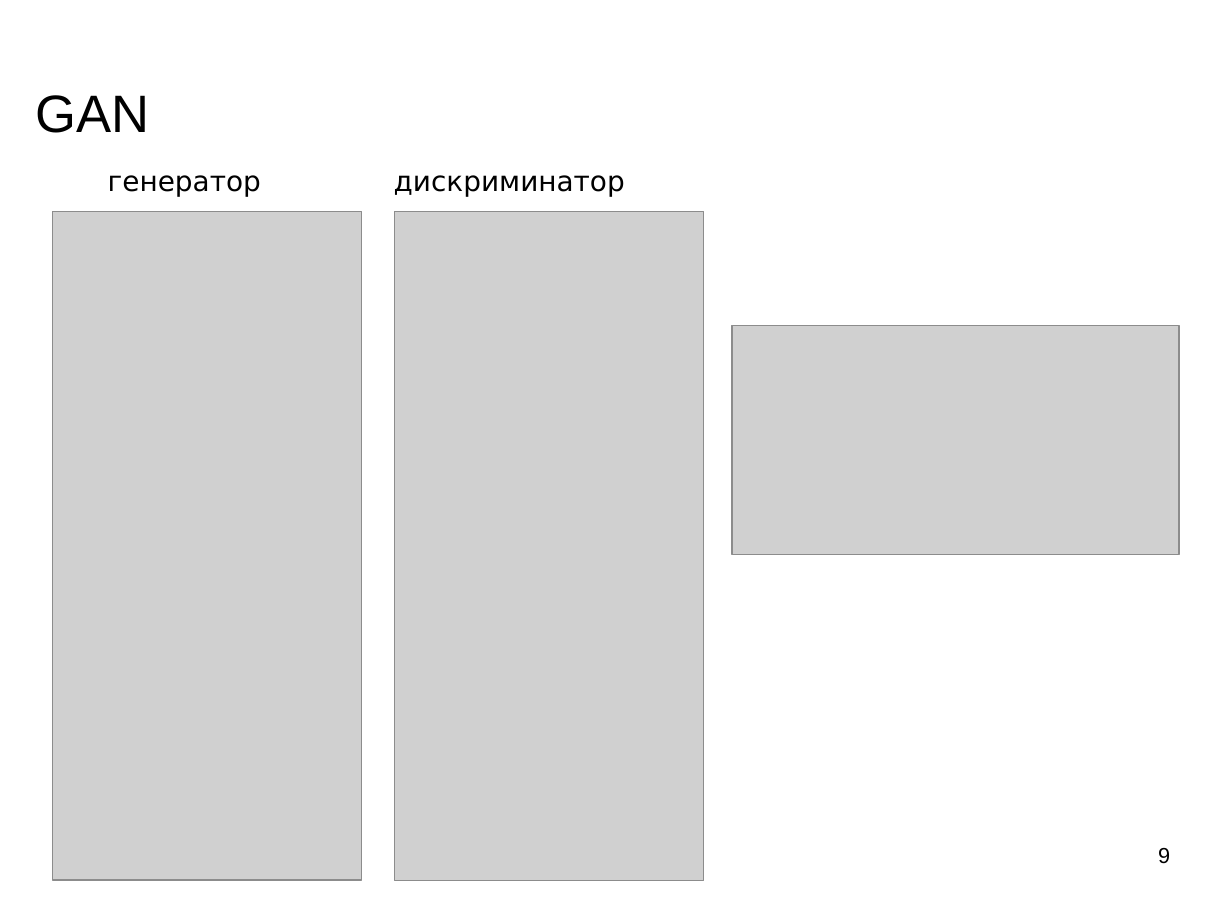
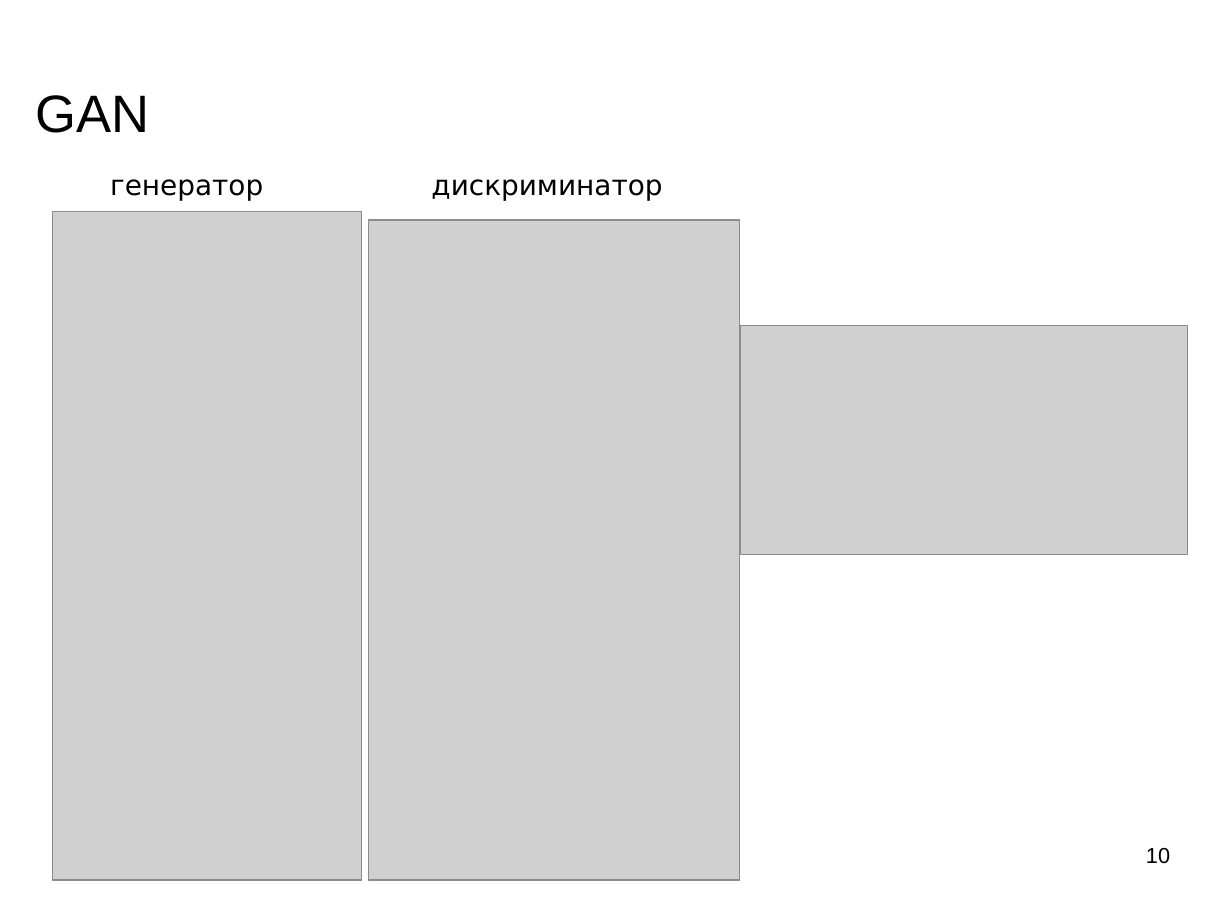
Before and after one commit to mechanoid5/ml_lectorium_legacy, a slide deck: slide 10 of 23-gan.odp (slide 9 before the commit). Drawn at 1232x924 pixels with LibreOffice and Linux fonts; fonts in the diff are those of the drawing; grey boxes stand for pictures; background and template pictures are left out. Boxes give left, top, right and bottom in pixels: in the first picture for what was removed or moved away, otherwise in the second. Text is boxed around its words. In the diff, an @@ line names an element or a change of style, - is before the commit and + after.

```diff
--- a/23-gan.odp
+++ b/23-gan.odp
@@ text "генератор дискриминатор" rewrapped from [108,175,625,197] to [110,179,662,200] @@
@@ picture: place and size @@
-picture at [395,211,704,881]
+picture at [369,220,740,881]
@@ picture: place and size @@
-picture at [732,325,1179,555]
+picture at [741,325,1188,555]
@@ page number at [1146,848,1170,864]: text changed @@
-9
+10
```
Also in this commit, not shown: 2 other slides changed, 1 slide added, 2 other files.
